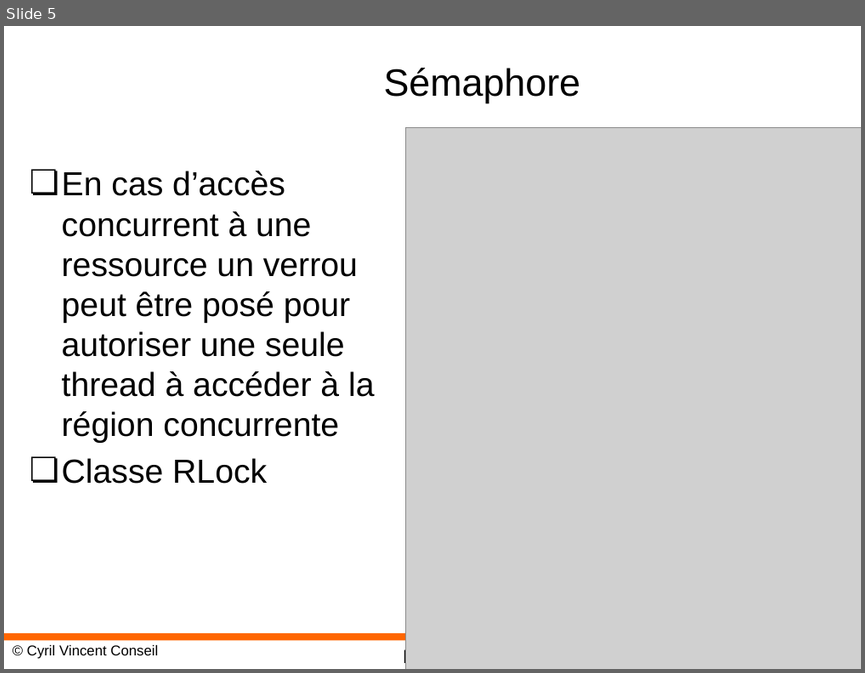
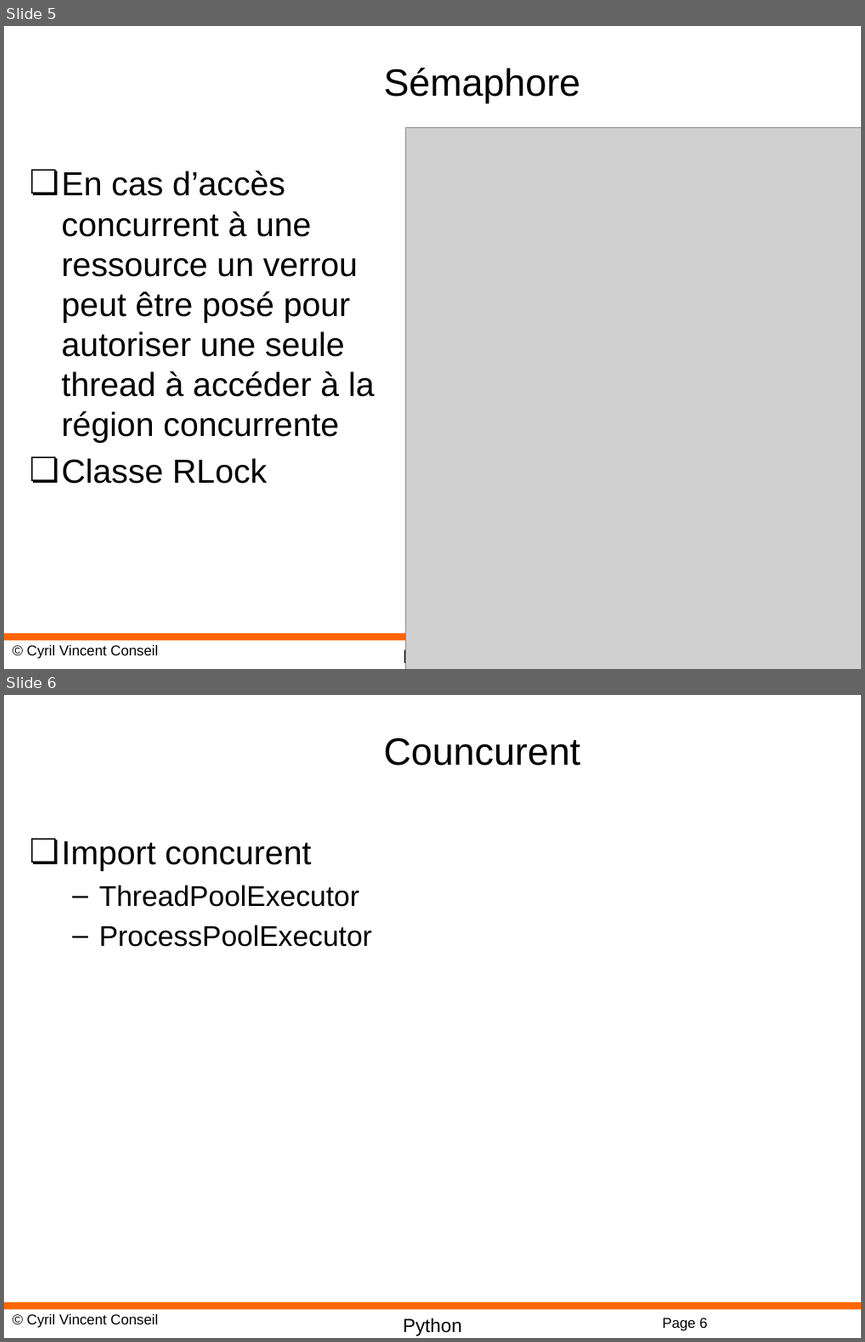
Before and after one commit to cyrilvincent/python, a slide deck: ppt/Python21-Threading.pptx. Shown one above the other, each under a label of ours: slide 5 before the commit, slides 5 and 6 after it. The pictures are 865x673 and 865x1342 pixels, drawn with LibreOffice and Linux fonts; fonts in the diff are those of the drawing; grey boxes stand for pictures; background and template pictures are left out. Boxes give left, top, right and bottom in pixels: in the first picture for what was removed or moved away, otherwise in the second. Text is boxed around its words. In the diff, an @@ line names an element or a change of style, - is before the commit and + after.

```diff
--- a/ppt/Python21-Threading.pptx
+++ b/ppt/Python21-Threading.pptx
@@ slide 6 added at (4,695,861,1338), background #FFFFFF; not listed: 3 template elements that a slide beside it also shows @@
@@ title added at (384,737,581,766), 32 pt, text #000000 @@
+Councurent
@@ text added at (62,841,372,947), 24 pt, text #000000 @@
+❏ Import concurent
+  – ThreadPoolExecutor
+  – ProcessPoolExecutor
@@ page number added at (662,1317,707,1331), 12 pt, text #000000 @@
+Page 6
```
Also in this commit, not shown: 7 slides removed, 8 other files.
